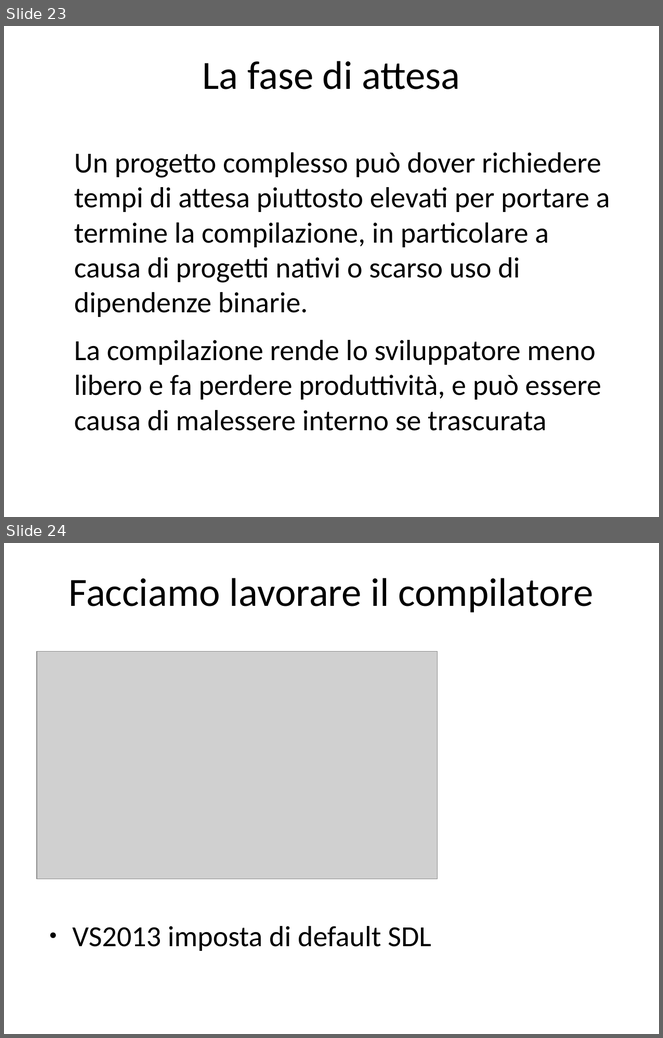
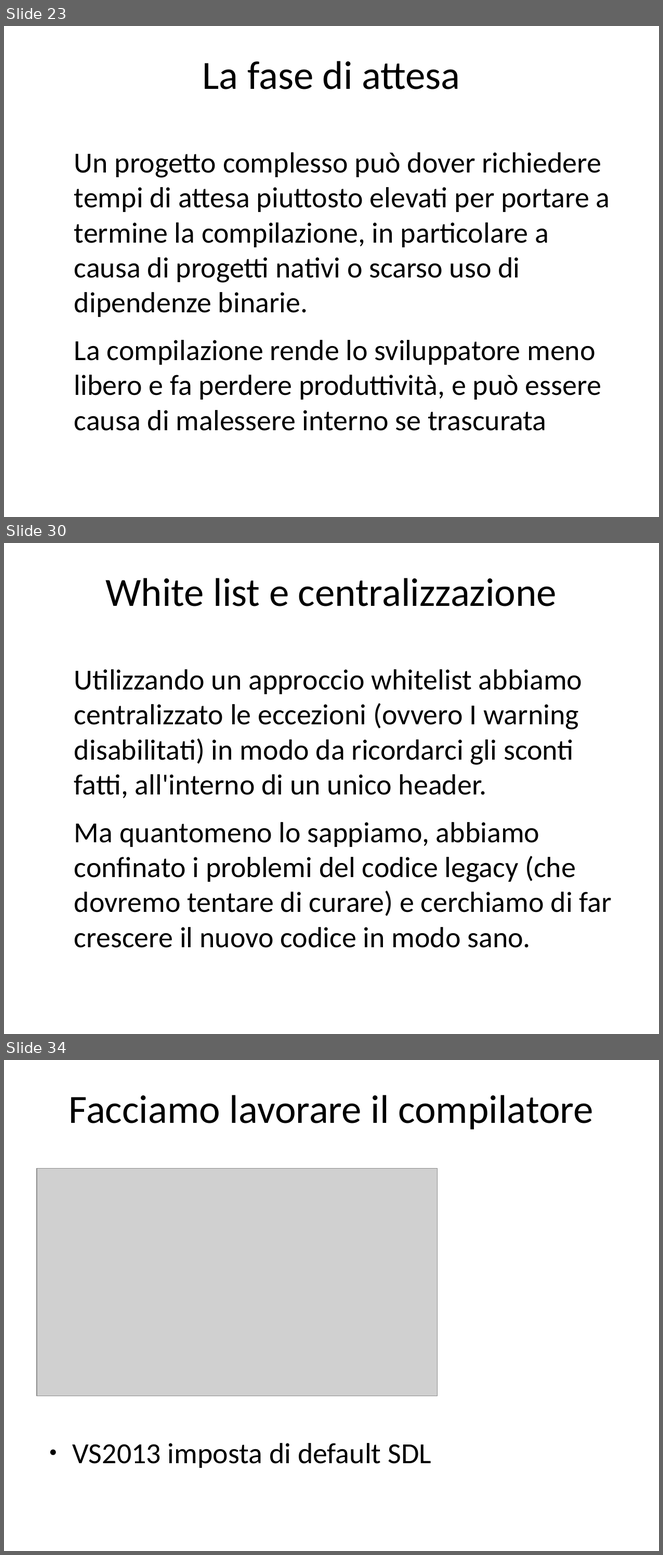
Before and after one commit to rramirez-tec-mx/Repo, a slide deck: La salute del software.odp. Shown one above the other, each under a label of ours: slides 23 and 24 before the commit, slides 23, 30 and 34 after it; the slides between them are not shown. The pictures are 663x1038 and 663x1555 pixels, drawn with LibreOffice and Linux fonts; fonts in the diff are those of the drawing; grey boxes stand for pictures. Boxes give left, top, right and bottom in pixels: in the first picture for what was removed or moved away, otherwise in the second. Text is boxed around its words. In the diff, an @@ line names an element or a change of style, - is before the commit and + after.

```diff
--- a/La salute del software.odp
+++ b/La salute del software.odp
@@ slide 30 added at [4,543,659,1034], background #FFFFFF @@
@@ title added at [105,578,557,606], 44 pt, text #000000 @@
+White list e centralizzazione
@@ text added at [74,669,612,948], 32 pt, text #000000 @@
+Utilizzando un approccio whitelist abbiamo centralizzato le eccezioni (ovvero I warning disabilitati) in modo da ricordarci gli sconti fatti, all'interno di un unico header.
+Ma quantomeno lo sappiamo, abbiamo confinato i problemi del codice legacy (che dovremo tentare di curare) e cerchiamo di far crescere il nuovo codice in modo sano.
@@ what was slide 24 is now slide 34 @@
```
Also in this commit, not shown: 9 other slides added, 5 other files.
